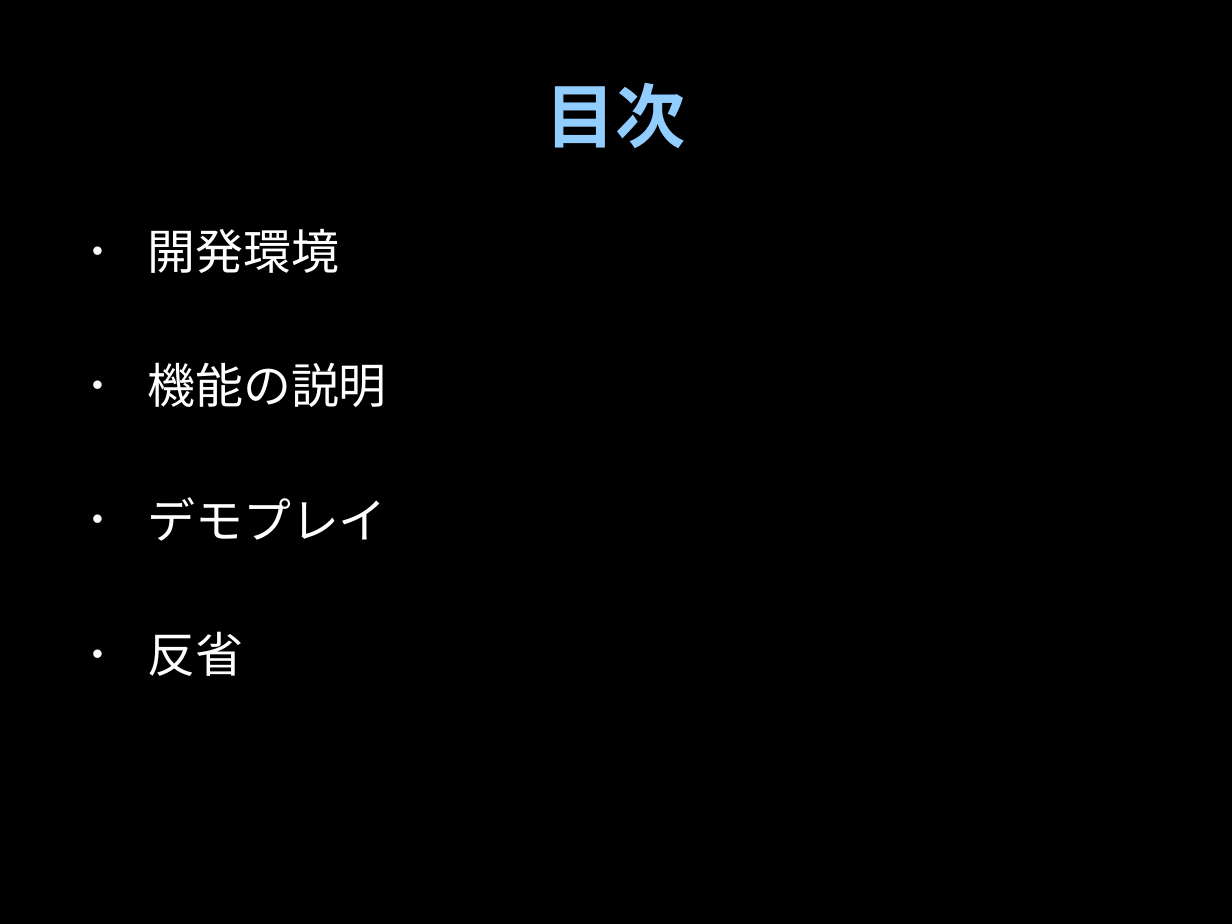
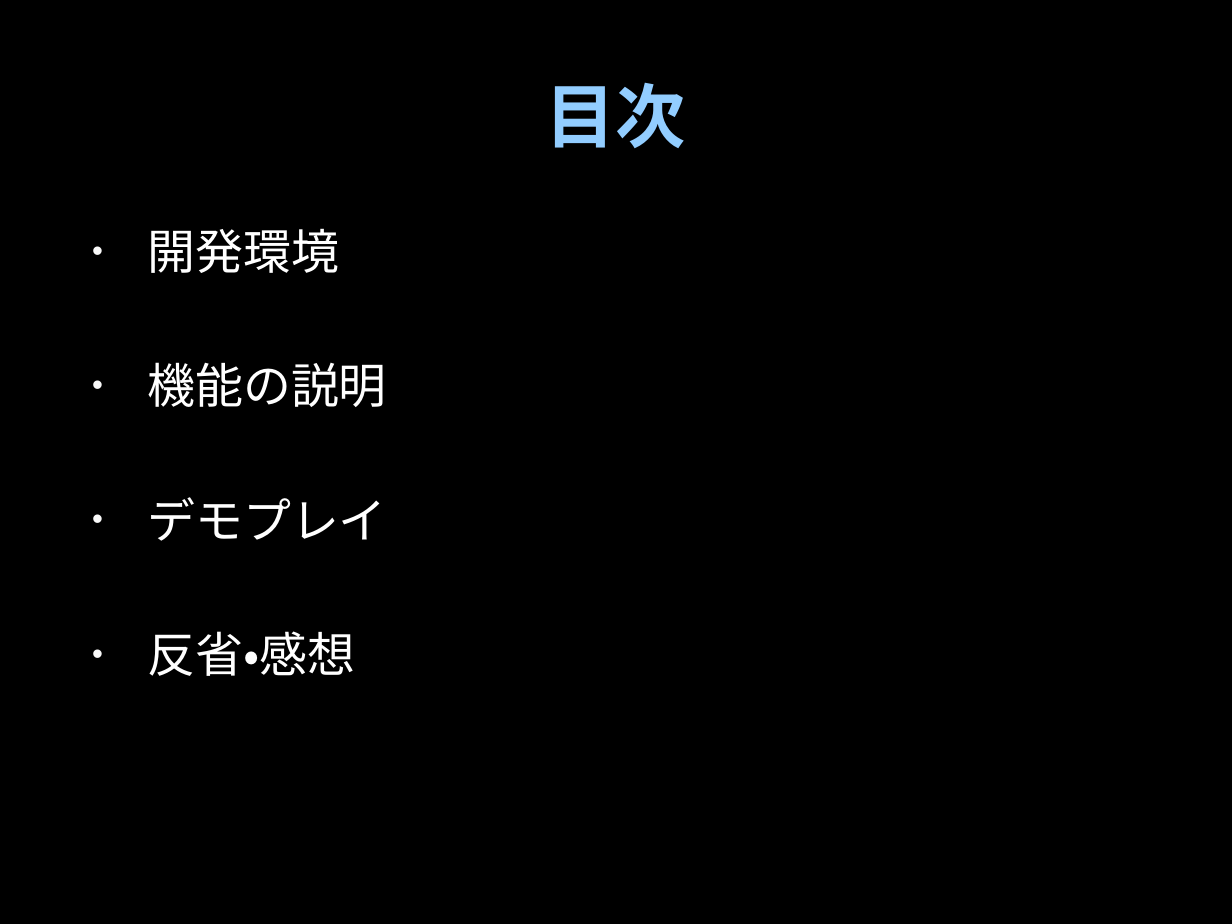
Before and after one commit to 670ml/artshackathon, a slide deck: slide 2 of 発表資料.pptx. Drawn at 1232x924 pixels with LibreOffice and Linux fonts; fonts in the diff are those of the drawing; background and template pictures are left out. Boxes give left, top, right and bottom in pixels: in the first picture for what was removed or moved away, otherwise in the second. Text is boxed around its words. In the diff, an @@ line names an element or a change of style, - is before the commit and + after.

Commit message:
更新

```diff
--- a/発表資料.pptx
+++ b/発表資料.pptx
@@ text at [148,631,356,676]: text changed @@
-• 反省
+• 反省・感想
```
